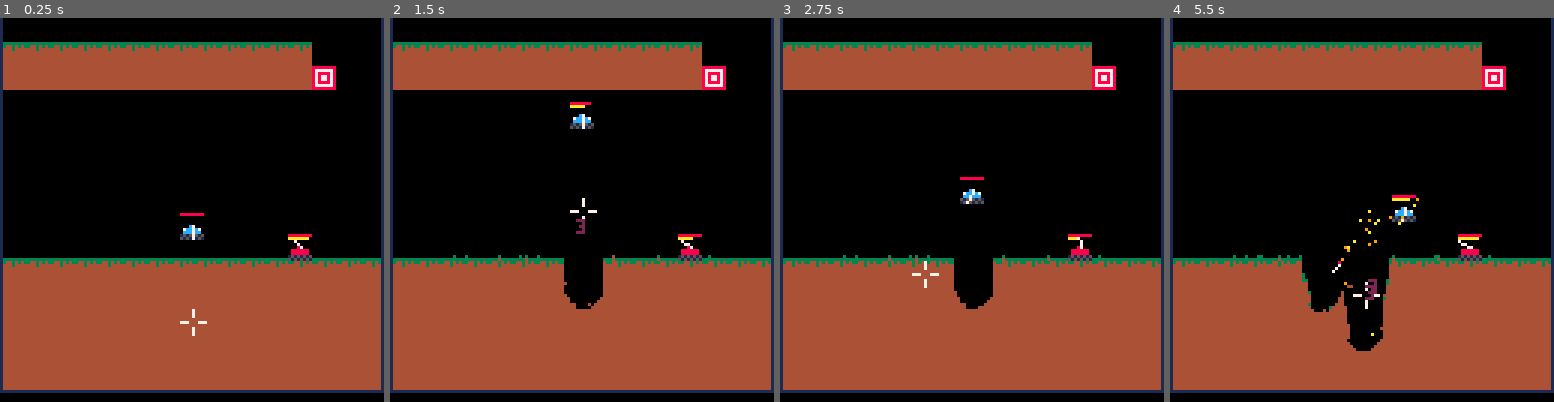
Above: before the commit, frames 1-4 (left to right).
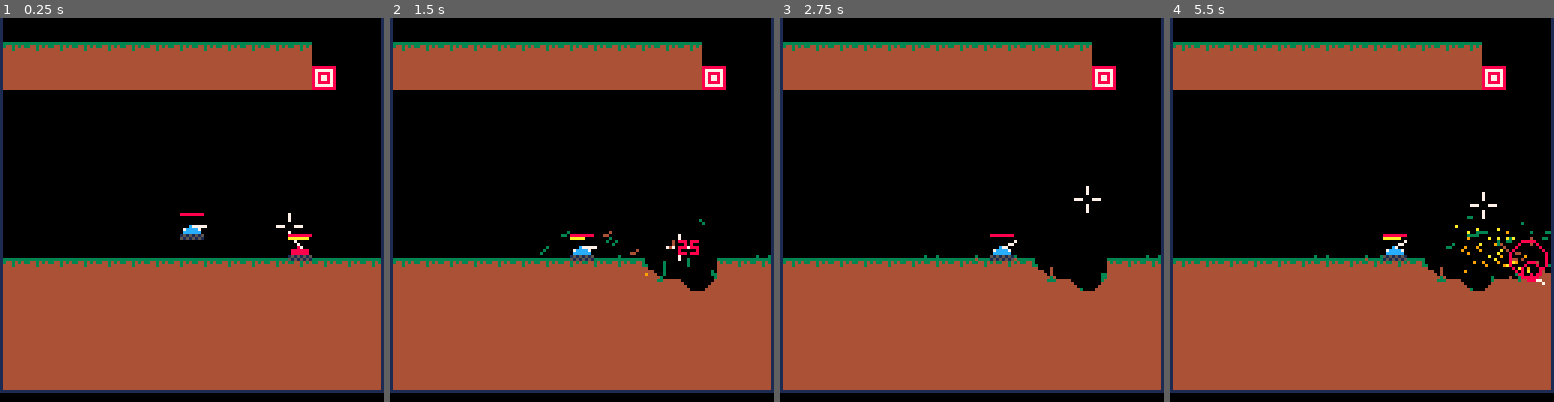
Above: after the commit, the same moments.

Repository: MarrMann/tanks.p8
Game: PICO-8 cartridge tanks.p8
The game is run twice, just before and just after one commit, with the same random seed, the same clock (stepped at 60 frames per second) and the same inputs.
Inputs:
- Up to frame 1 (0.25 s): no input
- Up to frame 2 (1.5 s): tap X (X key) at 0.33, 1.07 s; tap O (Z key) at 0.7 s
- Up to frame 3 (2.75 s): hold Right 1.6-2.1 s; tap O (Z key) at 1.7, 2.1, 2.5 s; tap X (X key) at 1.85 s; hold Up 2.15-2.42 s; hold Right from 2.47 s (still down)
- Up to frame 4 (5.5 s): tap O (Z key) every 0.4 s from 2.9 to 5.3 s; tap X (X key) at 2.97, 4.08, 5.2 s; release Right at 3.03 s; hold Left 3.08-3.58 s; hold Down 3.63-3.97 s; hold Right 4.02-4.68 s; hold Up 4.73-5.03 s; hold Left from 5.08 s (still down)

The runs differ from the first frame. In frame 1, 0.2% of the frame differs, in the area x 46-79%, y 50-83%; in frame 2, 3.5%; in frame 3, 3.3%; in frame 4, 6.9%, in the area x 16-100%, y 45-87%.

Commit message:
fixed angle logic

Diff:
--- a/tanks.p8
+++ b/tanks.p8
@@ -216,8 +216,8 @@
 	p.y += 6
 
 	-- turret
-	local tur_x = sin(p.t_angle)*4
-	local tur_y = cos(p.t_angle)*4
+	local tur_x = cos(p.t_angle)*4
+	local tur_y = sin(p.t_angle)*4
 	local t_end_x=p.x+tur_x
 	local t_end_y=p.y-3+tur_y
 	line(p.x, p.y-3, t_end_x, t_end_y, 7)
@@ -570,7 +569,7 @@
 			prev_yvel = s.yvel
 			basic_update(s)
 			if s.yvel > 0 and prev_yvel <= 0 then
-				local angle = vel_to_angle(s.xvel,s.yvel)
+				local angle = atan2(s.xvel,s.yvel)
 				local speed = sqrt(s.xvel*s.xvel + s.yvel*s.yvel)
 
 				for i=1,s.stats.count do
@@ -660,10 +659,6 @@
 	local def = shot_types[shot_node.name]
 	local semantics = resolve_semantic_stats(shot_node.modifiers)
 	return def.interpret_semantics(semantics)
-end
-
-function vel_to_angle(xv, yv)
-	return atan2(xv, yv) - 0.25
 end
 
 function basic_update(s)
@@ -763,15 +758,15 @@
 end
 
 function shoot(x, y, angle, vel, id, shot_node)
-	local dx = sin(angle)
-	local dy = cos(angle)
+	local dx = cos(angle)
+	local dy = sin(angle)
 	local stats = resolve_params(shot_node)
 	return shoot_w_stats(x,y,dx*vel,dy*vel,id,shot_node,stats)
 end
 
 function shoot_w_stats_angle(x, y, angle, vel, id, shot_node, stats)
-	local dx = sin(angle)
-	local dy = cos(angle)
+	local dx = cos(angle)
+	local dy = sin(angle)
 	return shoot_w_stats(x,y,dx*vel,dy*vel,id,shot_node,stats)
 end
 
@@ -797,8 +792,8 @@
 function shoot_from_turret(x, y, angle, vel, id, shot_node)
 	vel *= 6
 	vel += 1
-	local dx = sin(angle)
-	local dy = cos(angle)
+	local dx = cos(angle)
+	local dy = sin(angle)
 	local ox = x+dx*4
 	local oy = y-3+dy*4
 	sfx(1)
@@ -1411,8 +1406,8 @@
 		de.x += 4
 		de.y += 6
 
-		local tur_x = sin(de.t_angle)*4
-		local tur_y = cos(de.t_angle)*4
+		local tur_x = cos(de.t_angle)*4
+		local tur_y = sin(de.t_angle)*4
 		local t_end_x=de.x+tur_x
 		local t_end_y=de.y-3+tur_y
 		line(de.x, de.y-3, t_end_x, t_end_y, 7)
@@ -1433,8 +1428,13 @@
 ---limit jumps to 1-3 per room
 ---upgrades can affect jumps
 
--- currently working on: angle logic
---cleanup angle logic
+-- currently working on: knocked into walls bug
+--when knocked into a wall, it's
+---possible to slide through
+---terrain. instead, you should
+---bounce and/or stop at the edge
+---even if you do fall down, you
+---should stay inside the level
 --terrain still seems to flip if
 ---multiple shots hit the same area
 --how do we ensure the correct
